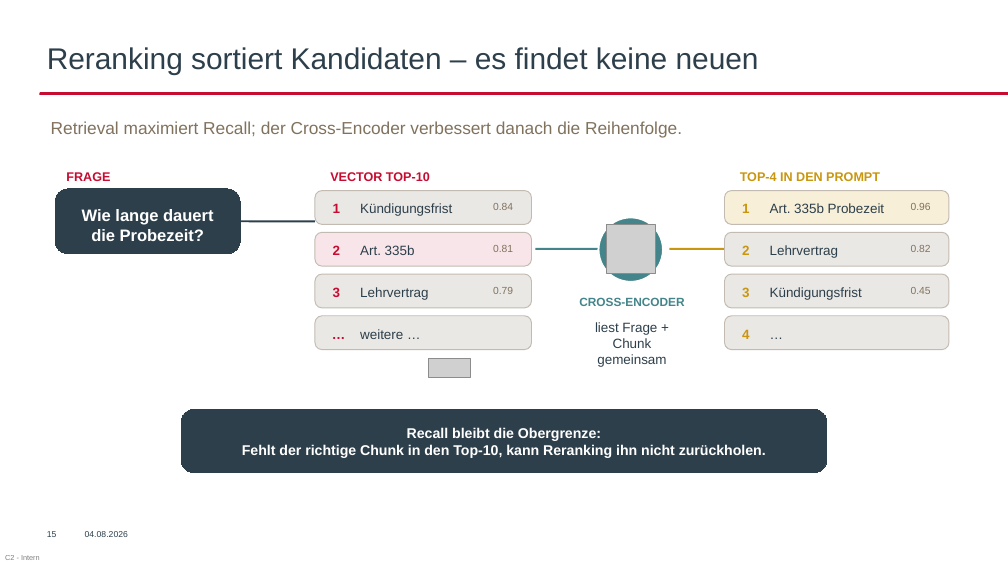
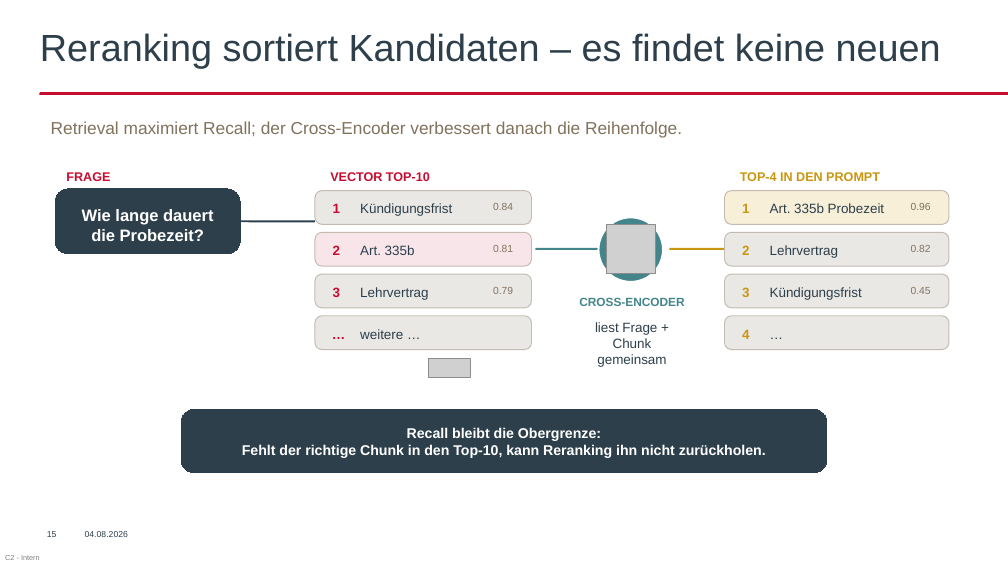
Before and after one commit to AkrosAG/RAG-Workshop, a slide deck: slide 13 of RAG_Workshop.pptx. Drawn at 1008x567 pixels with LibreOffice and Linux fonts; fonts in the diff are those of the drawing; grey boxes stand for pictures; background and template pictures are left out. Boxes give left, top, right and bottom in pixels: in the first picture for what was removed or moved away, otherwise in the second. Text is boxed around its words. In the diff, an @@ line names an element or a change of style, - is before the commit and + after.

```diff
--- a/RAG_Workshop.pptx
+++ b/RAG_Workshop.pptx
@@ title "Reranking sortiert Kandidaten – es ..." at [40,33,941,68]: size 28.5 to 36 pt; line spacing 1 to 0.9; vertical alignment middle to top @@
```
Also in this commit, not shown: 7 other slides changed.
